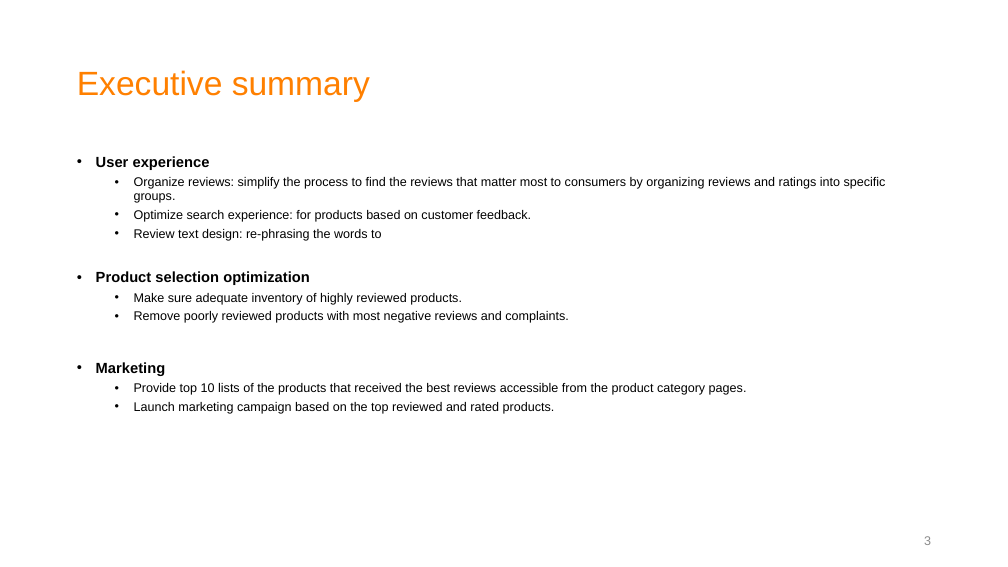
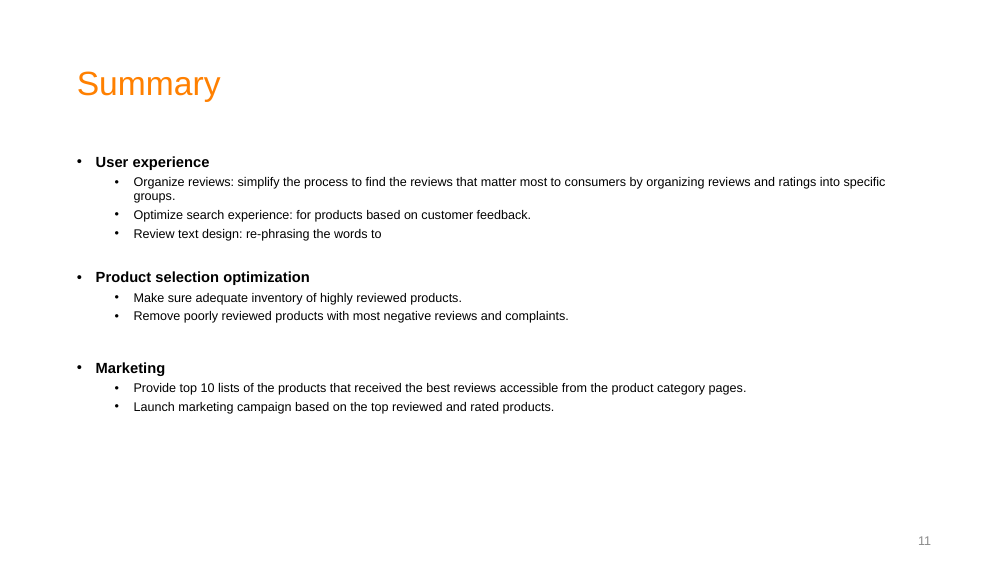
Before and after one commit to joyceXD/product-review, a slide deck: slide 11 of presentation/Product review analysis.pptx (slide 3 before the commit). Drawn at 1008x567 pixels with LibreOffice and Linux fonts; fonts in the diff are those of the drawing. Boxes give left, top, right and bottom in pixels: in the first picture for what was removed or moved away, otherwise in the second. Text is boxed around its words. In the diff, an @@ line names an element or a change of style, - is before the commit and + after.

```diff
--- a/presentation/Product review analysis.pptx
+++ b/presentation/Product review analysis.pptx
@@ title at [77, 71, 221, 102]: text changed @@
-Executive summary
+Summary
@@ page number at [918, 536, 931, 545]: text changed @@
-3
+11
```
Also in this commit, not shown: 2 other slides changed, 1 slide added, 13 other files.
